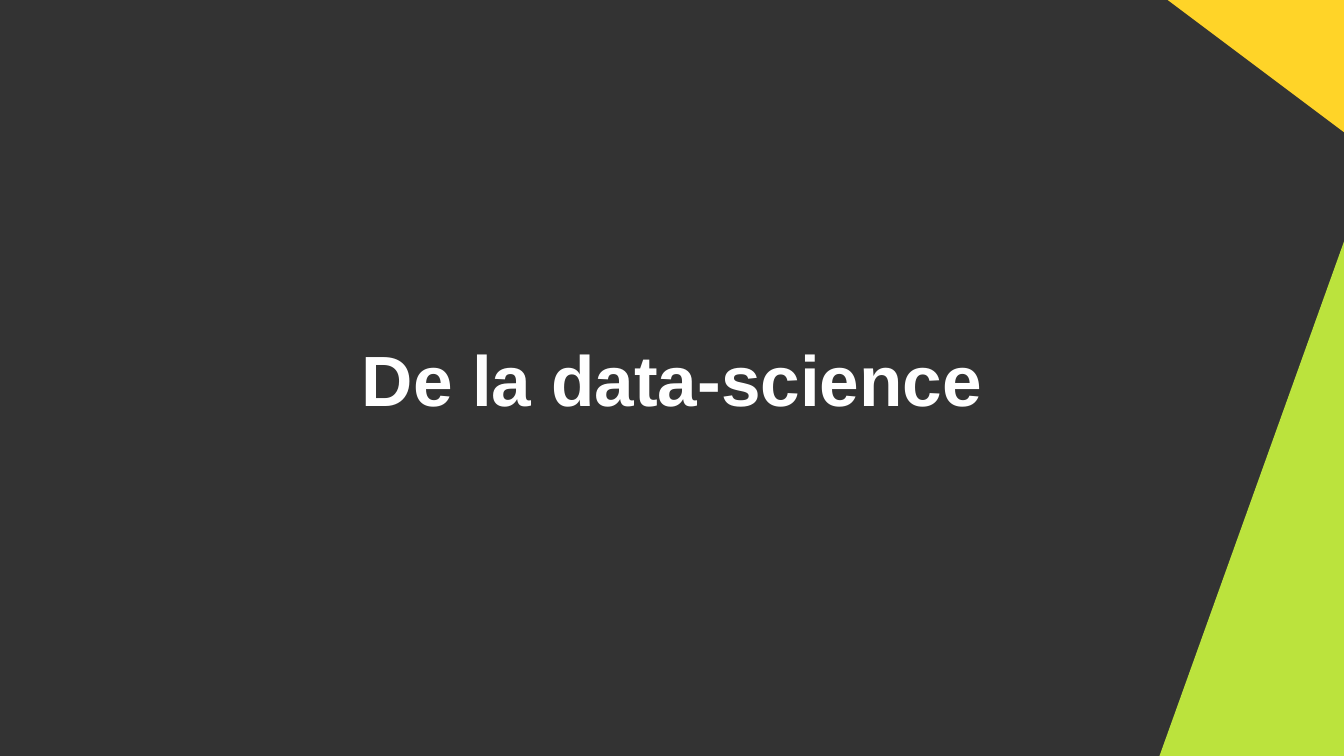
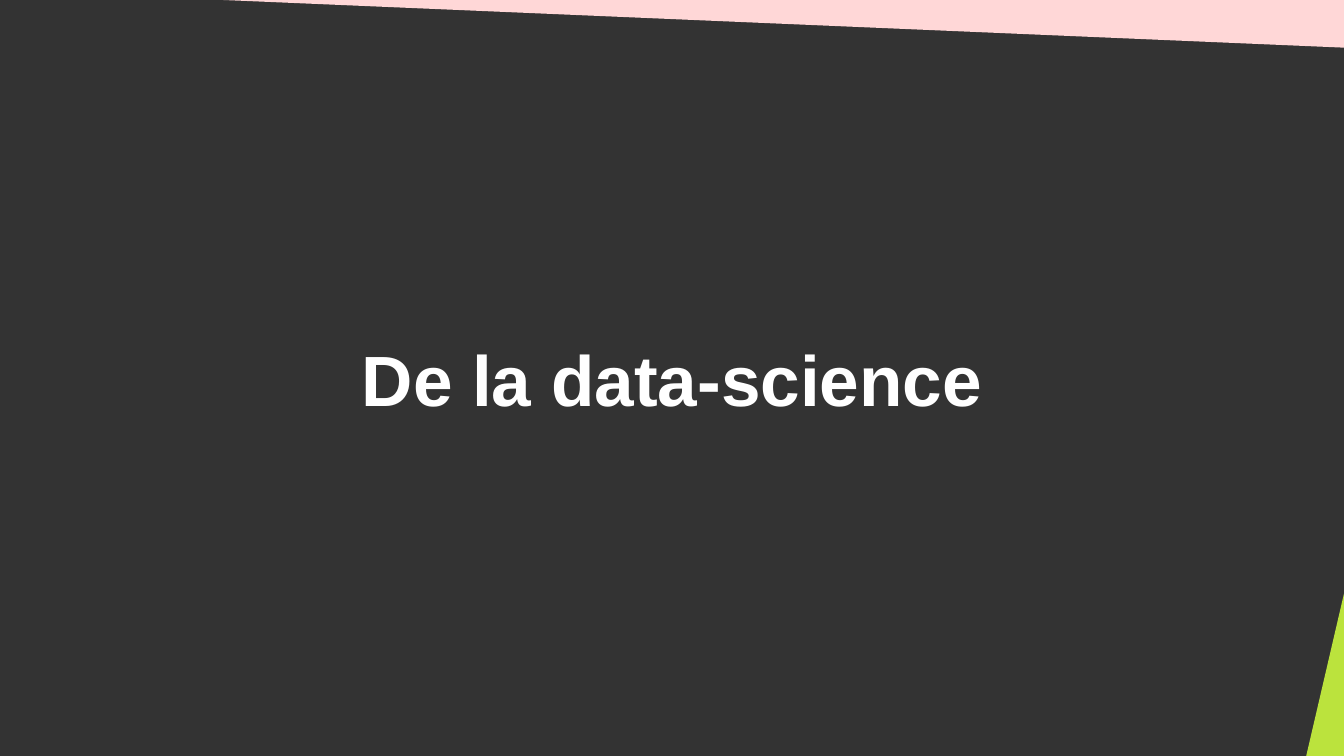
Before and after one commit to DanYellow/cours, a slide deck: slide 16 of big-data-s4/travaux-pratiques/numero-2/presentation.odp (slide 15 before the commit). Drawn at 1344x756 pixels with LibreOffice and Linux fonts; fonts in the diff are those of the drawing. Boxes give left, top, right and bottom in pixels: in the first picture for what was removed or moved away, otherwise in the second. Text is boxed around its words. In the diff, an @@ line names an element or a change of style, - is before the commit and + after.

Commit message:
Update big-data

```diff
--- a/big-data-s4/travaux-pratiques/numero-2/presentation.odp
+++ b/big-data-s4/travaux-pratiques/numero-2/presentation.odp
@@ right triangle added at (57, 0, 1344, 48), fill #FFD7D7 @@
@@ right triangle removed at (1159, 0, 1344, 139) @@
@@ right triangle removed at (1159, 237, 1344, 756) @@
@@ right triangle added at (1306, 585, 1344, 756), fill #BBE33D @@
```
Also in this commit, not shown: 12 other slides changed, 3 slides added, 5 other files.
